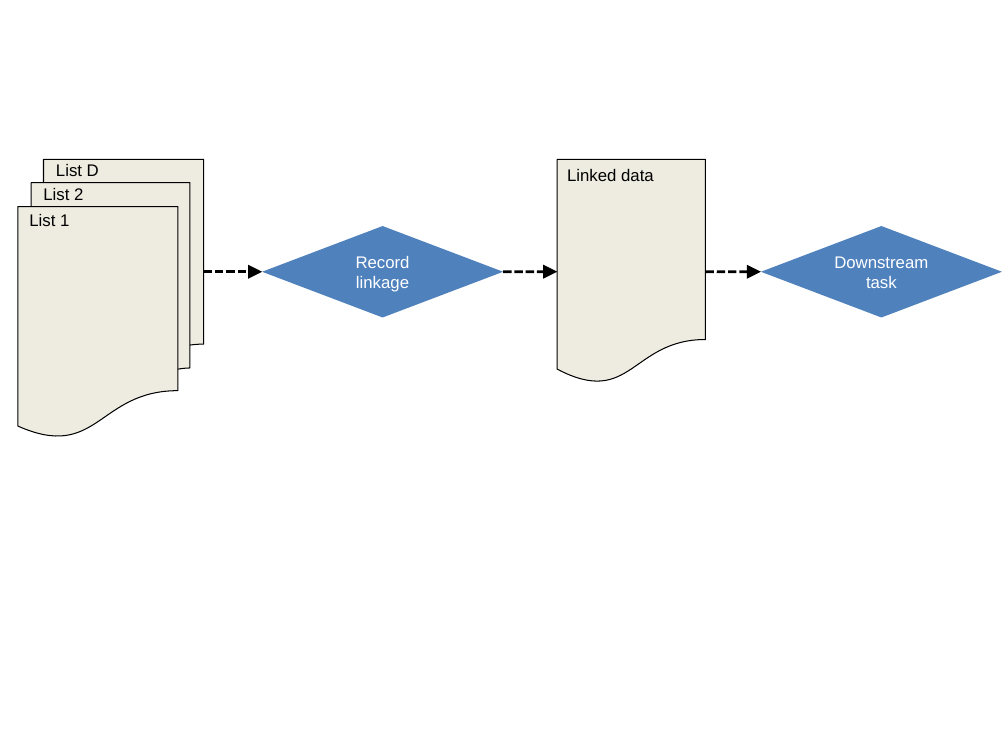
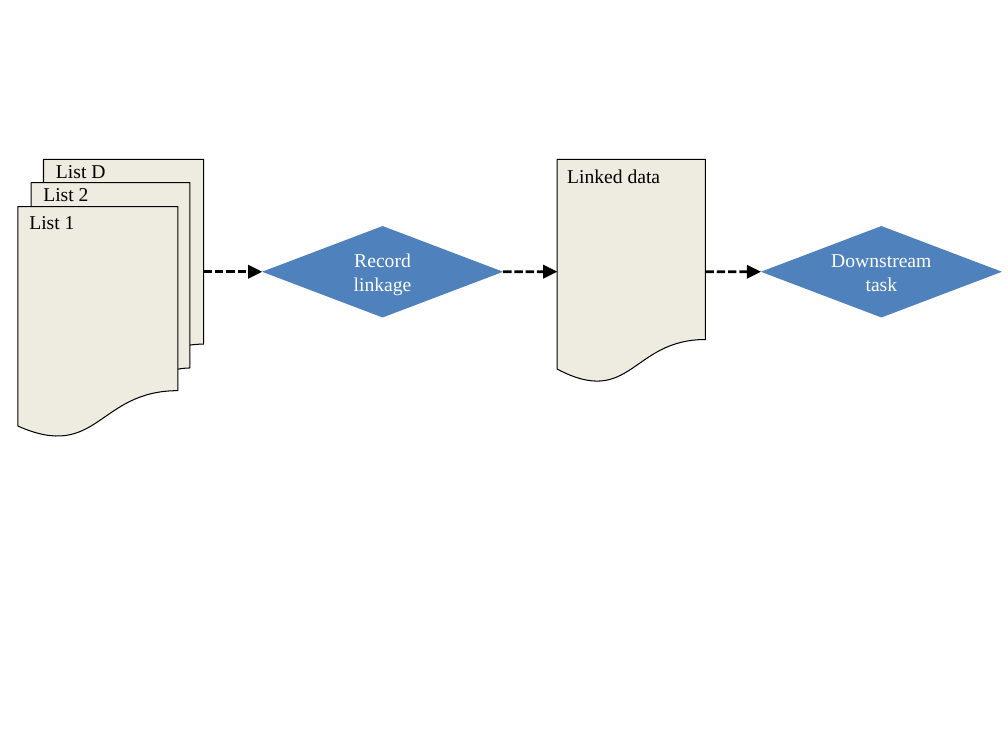
Before and after one commit to andeek/capture-recapture, a slide deck: slide 1 of slides/figure/make_figs.pptx. Drawn at 1008x756 pixels with LibreOffice and Linux fonts; fonts in the diff are those of the drawing. Boxes give left, top, right and bottom in pixels: in the first picture for what was removed or moved away, otherwise in the second. Text is boxed around its words. In the diff, an @@ line names an element or a change of style, - is before the commit and + after.

```diff
--- a/slides/figure/make_figs.pptx
+++ b/slides/figure/make_figs.pptx
@@ size 12 to 14 pt, font Arial to Times New Roman in 6 elements at bbox=[761, 226, 1002, 318], bbox=[262, 226, 503, 318], bbox=[43, 188, 89, 201], bbox=[56, 165, 105, 183], bbox=[29, 216, 75, 229], bbox=[567, 169, 661, 184] @@
```
Also in this commit, not shown: 3 other files.
